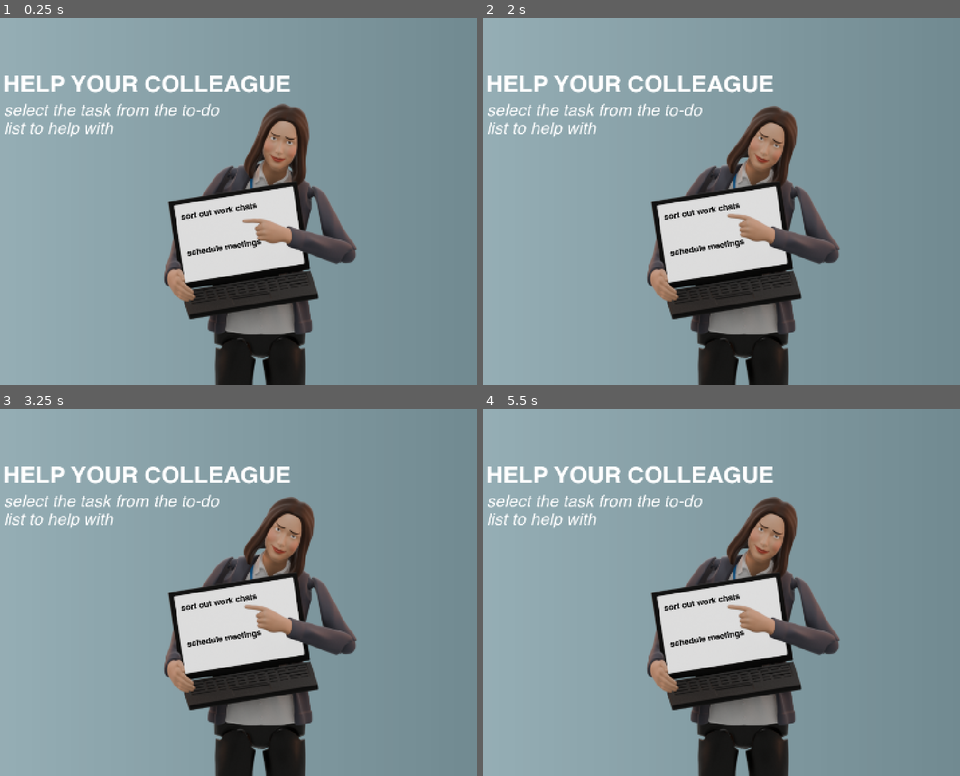
Above: before the commit, frames 1-4 (two rows, left to right).
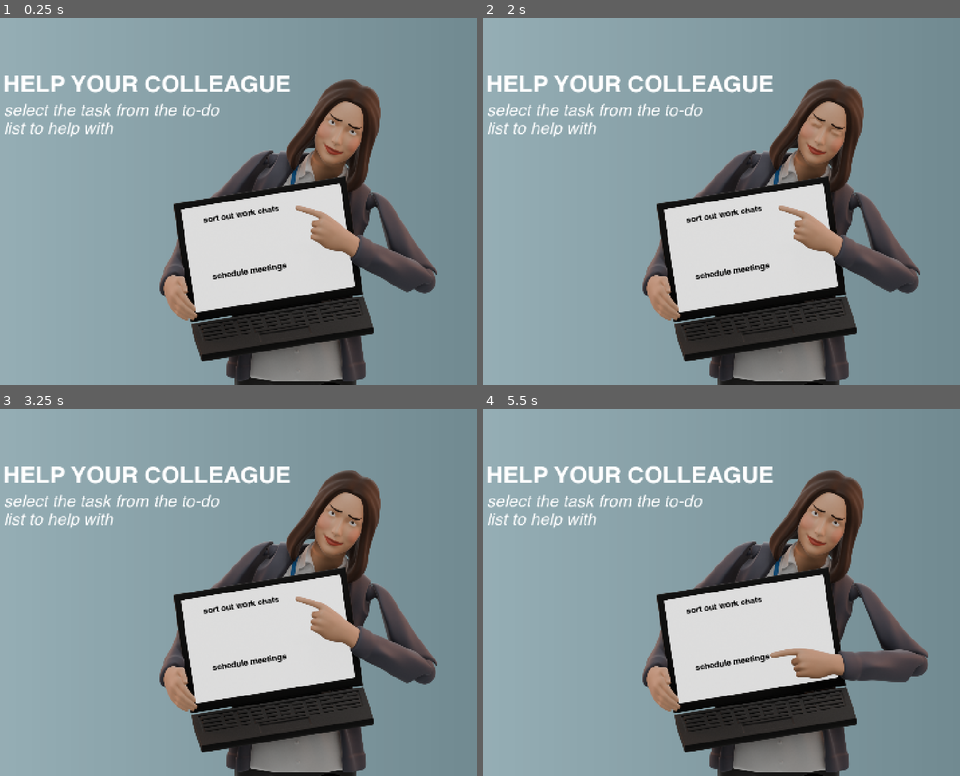
Above: after the commit, the same moments.

Repository: grkovalev/office-game
Game: Godot game, scene res://menugamepick.tscn
Same seed, same stepped clock (60 frames per second), same inputs: the game is played once before the commit and once after it. This scene is started directly instead of the project's main scene.
Inputs (mouse positions are in pixels of both pictures, inside the frame that each line leads up to):
- Up to frame 1 (0.25 s): no input
- Up to frame 2 (2 s): tap Enter at 0.5 s; move the mouse to (821, 183) at 0.52 s; tap R at 0.6 s; click (821, 183) at 0.67 s; tap Space at 0.77 s; drag from (611, 219) to (683, 274) at 1.27 s
- Up to frame 3 (3.25 s): move the mouse to (276, 511) at 2.02 s; tap R at 2.1 s; click (276, 511) at 2.17 s; drag from (200, 665) to (76, 537) at 2.77 s
- Up to frame 4 (5.5 s): move the mouse to (859, 647) at 3.52 s; tap R at 3.6, 5.1 s; click (859, 647) at 3.67 s; tap Space at 3.77 s; drag from (559, 537) to (635, 500) at 4.27 s; move the mouse to (735, 592) at 5.02 s; click (735, 592) at 5.17 s

The runs differ from the first frame. In frame 1, 23% of the frame differs, in the area x 33-92%, y 16-100%; in frame 2, 23%; in frame 3, 23%; in frame 4, 24%, in the area x 33-94%, y 16-100%.

Commit message:
visual tweaks to the scene

Diff:
--- a/menugamepick.tscn
+++ b/menugamepick.tscn
@@ -53,12 +53,12 @@
 texture = SubResource("GradientTexture2D_po4gl")
 
 [node name="laptopcol" type="AnimatedSprite2D" parent="." unique_id=1650086833]
-position = Vector2(870, 607)
-scale = Vector2(1.861328, 1.9404296)
+position = Vector2(985, 633.00006)
+scale = Vector2(0.90624994, 0.94476324)
 sprite_frames = SubResource("SpriteFrames_hf6jb")
 autoplay = "default"
-frame = 3
-frame_progress = 0.8390009
+frame = 5
+frame_progress = 0.31163973
 
 [node name="title" type="Label" parent="." unique_id=277495536]
 offset_left = 78.0
@@ -82,10 +82,10 @@
 autowrap_mode = 2
 
 [node name="minesweeper_text" type="Label" parent="." unique_id=971321631]
-offset_left = 607.0
-offset_top = 564.0
-offset_right = 976.0
-offset_bottom = 635.0
+offset_left = 675.4248
+offset_top = 584.8474
+offset_right = 911.0617
+offset_bottom = 632.801
 rotation = -0.15852994
 theme_override_colors/font_color = Color(0, 0, 0, 1)
 theme_override_fonts/font = ExtResource("8_vamrj")
@@ -94,10 +94,10 @@
 vertical_alignment = 1
 
 [node name="tetris_text" type="Label" parent="." unique_id=1152727533]
-offset_left = 625.0
-offset_top = 672.00006
-offset_right = 994.0
-offset_bottom = 743.00006
+offset_left = 701.0
+offset_top = 743.00006
+offset_right = 1070.0
+offset_bottom = 814.00006
 rotation = -0.15852994
 theme_override_colors/font_color = Color(0, 0, 0, 1)
 theme_override_fonts/font = ExtResource("8_vamrj")
Not shown: 1 places in menugamepick.tscn that only renumber resources
Binary file changed: ui_buttons/menugamepick/laptopcol_anim/0018.png
Not shown, changed: ui_buttons/menugamepick/laptopcol_anim/0018.png.import
Binary file changed: ui_buttons/menugamepick/laptopcol_anim/0019.png
Not shown, changed: ui_buttons/menugamepick/laptopcol_anim/0019.png.import
Binary file changed: ui_buttons/menugamepick/laptopcol_anim/0020.png
Not shown, changed: ui_buttons/menugamepick/laptopcol_anim/0020.png.import
Binary file changed: ui_buttons/menugamepick/laptopcol_anim/0021.png
Not shown, changed: ui_buttons/menugamepick/laptopcol_anim/0021.png.import
Binary file changed: ui_buttons/menugamepick/laptopcol_anim/0022.png
Not shown, changed: ui_buttons/menugamepick/laptopcol_anim/0022.png.import
Binary file changed: ui_buttons/menugamepick/laptopcol_anim/0023.png
(and 3 more such lines)
